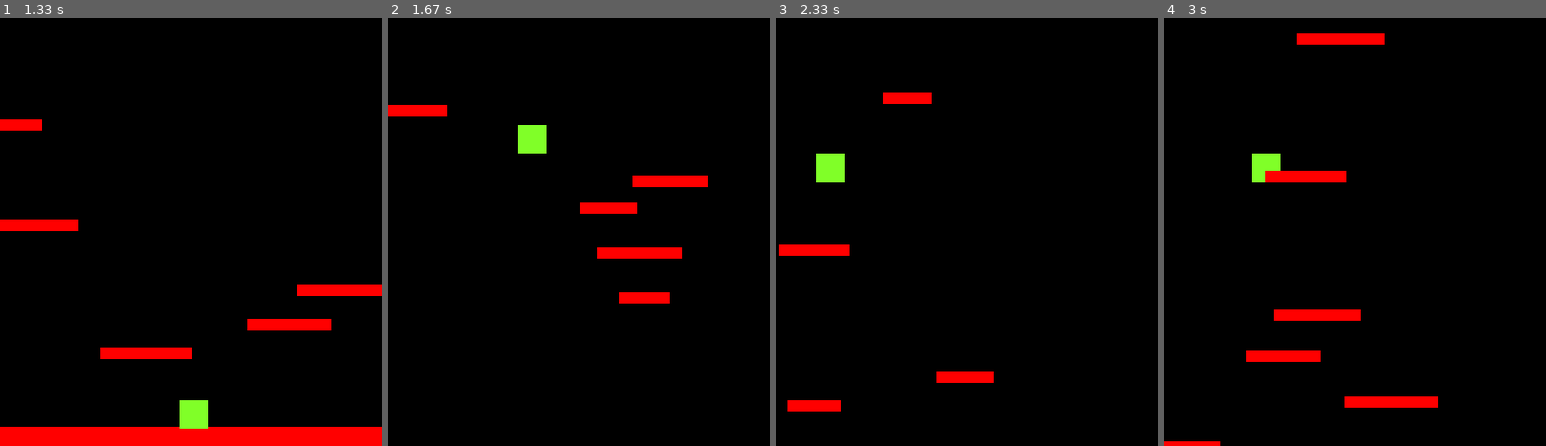
Above: before the commit, frames 1-4 (left to right).
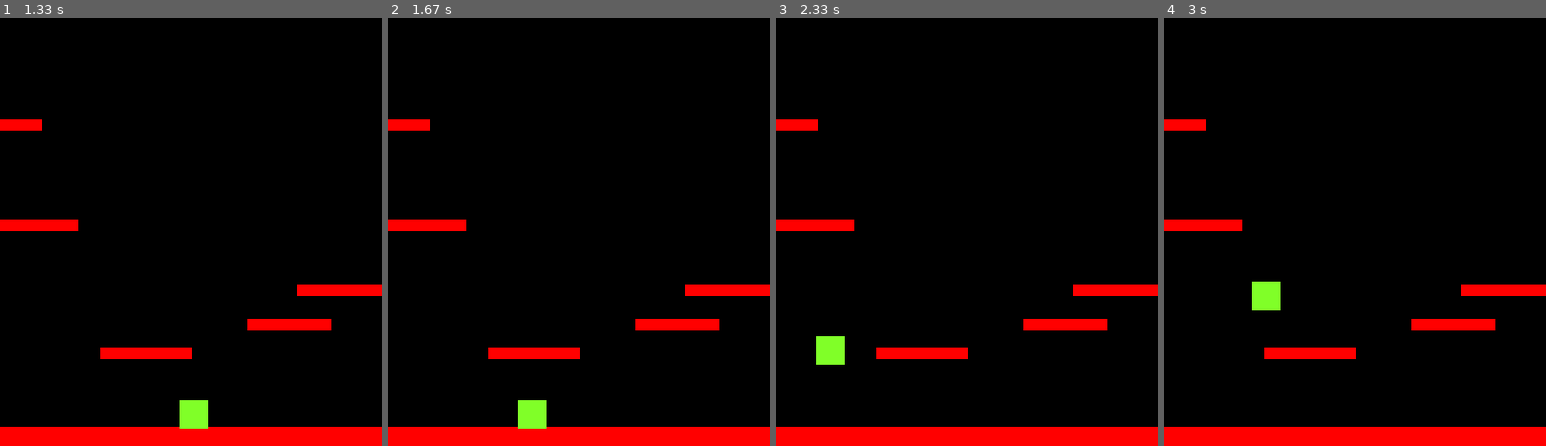
Above: after the commit, the same moments.

Repository: turtledude16/pyGame-Platformer
Game: pygame game, started from gamemain.py
Two runs of this game, one before a commit and one after it. Both use one fixed random seed, a clock stepped at 60 frames per second and the inputs below.
Inputs:
- Up to frame 1 (1.33 s): hold Space 0.33-0.87 s; hold Left 0.33-0.87 s; hold Left from 0.9 s (still down)
- Up to frame 2 (1.67 s): release Left at 1.43 s; hold Down from 1.47 s (still down)
- Up to frame 3 (2.33 s): release Down at 1.77 s; hold Left 1.8-2.2 s; hold Up from 2.23 s (still down)
- Up to frame 4 (3 s): release Up at 2.6 s; hold Right from 2.63 s (still down)

Frame 1 is identical in both runs. In frame 2, 10% of the frame differs, in the area x 0-100%, y 20-100%; in frame 3, 9.8%; in frame 4, 10%.

Commit message:
Removed Debug jump

Diff:
--- a/gamemain.py
+++ b/gamemain.py
@@ -143,9 +143,6 @@
         if event.type == pygame.KEYUP:
             if event.key == pygame.K_SPACE or event.key == pygame.K_UP:
                 P1.cancel_jump()
-        if event.type == pygame.KEYDOWN:
-            if event.key == pygame.K_DOWN:
-                P1.vel.y = -60
     #Game over check
     if P1.rect.top > HEIGHT:
         for entity in all_sprites:
